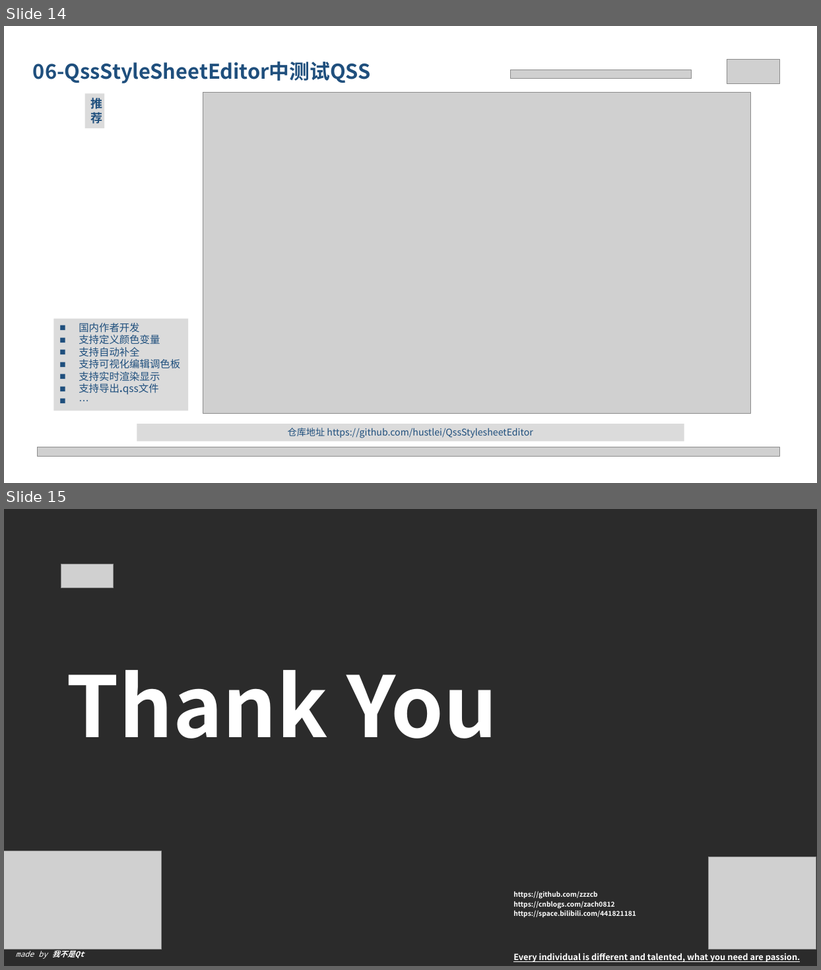
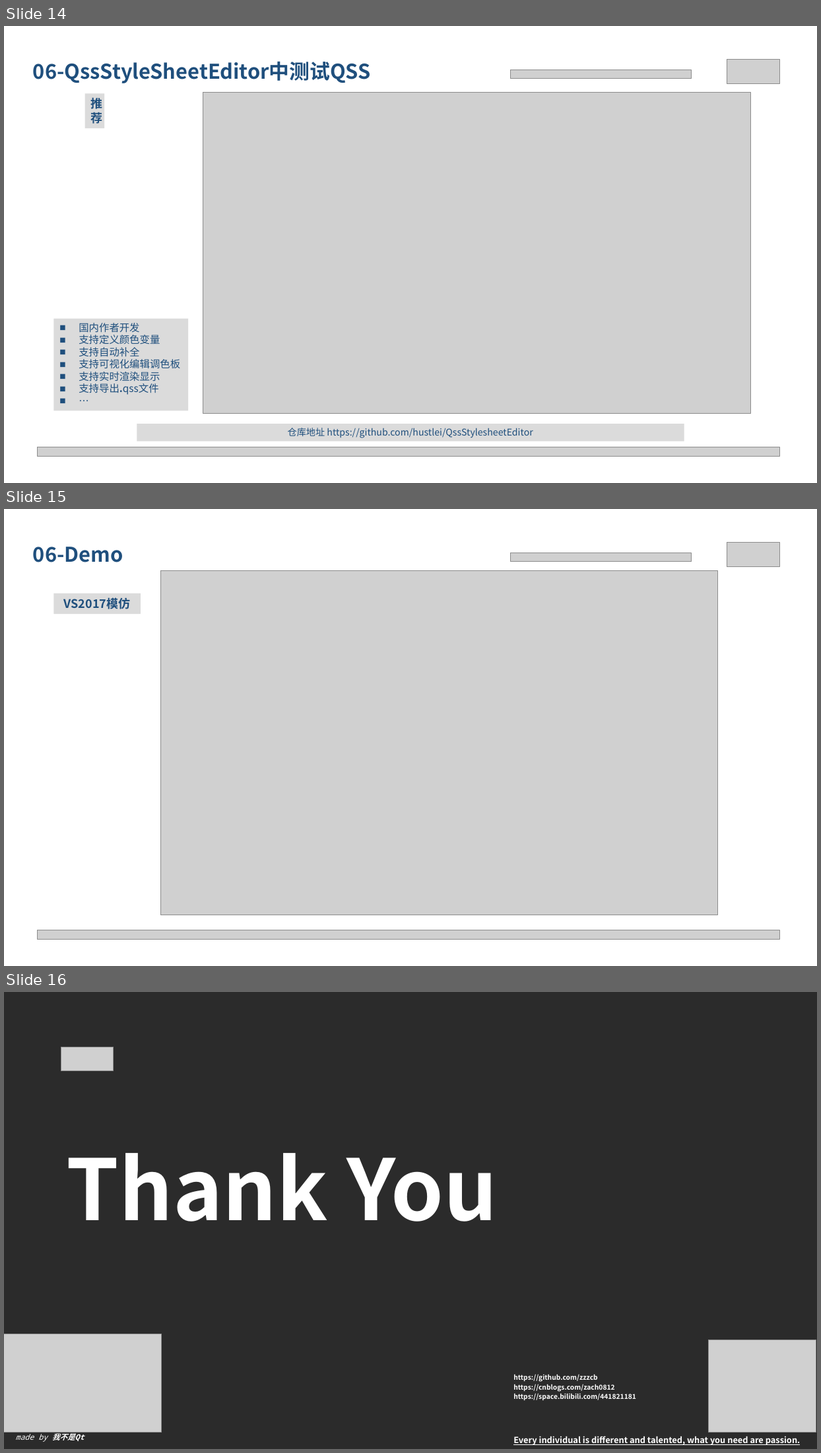
Before and after one commit to zzzcb/qt, a slide deck: qt_GSGU/第二章 Widgets体系/00ppt/2.5 QSS-控件也爱美.pptx. Shown one above the other, each under a label of ours: slides 14 and 15 before the commit, slides 14, 15 and 16 after it. The pictures are 821x970 and 821x1453 pixels, drawn with LibreOffice and Linux fonts; fonts in the diff are those of the drawing; grey boxes stand for pictures; background and template pictures are left out; a plain dark background stands for a picture behind light text. Boxes give left, top, right and bottom in pixels: in the first picture for what was removed or moved away, otherwise in the second. Text is boxed around its words. In the diff, an @@ line names an element or a change of style, - is before the commit and + after.

```diff
--- a/qt_GSGU/第二章 Widgets体系/00ppt/2.5 QSS-控件也爱美.pptx
+++ b/qt_GSGU/第二章 Widgets体系/00ppt/2.5 QSS-控件也爱美.pptx
@@ slide 15 added at bbox=[4, 509, 817, 966], background #FFFFFF @@
@@ text added at bbox=[33, 547, 123, 562], 24 pt, text #1F4F7D, bold @@
+06-Demo
@@ picture added at bbox=[727, 543, 780, 566] @@
@@ picture added at bbox=[510, 553, 692, 561] @@
@@ picture added at bbox=[161, 571, 718, 916] @@
@@ rectangle added at bbox=[54, 593, 141, 614], fill #DBDBDB, 14 pt, text #1F4F7D, bold @@
+VS2017模仿
@@ picture added at bbox=[37, 931, 780, 939] @@
@@ what was slide 15 is now slide 16 @@
```
Also in this commit, not shown: 2 slides changed.
